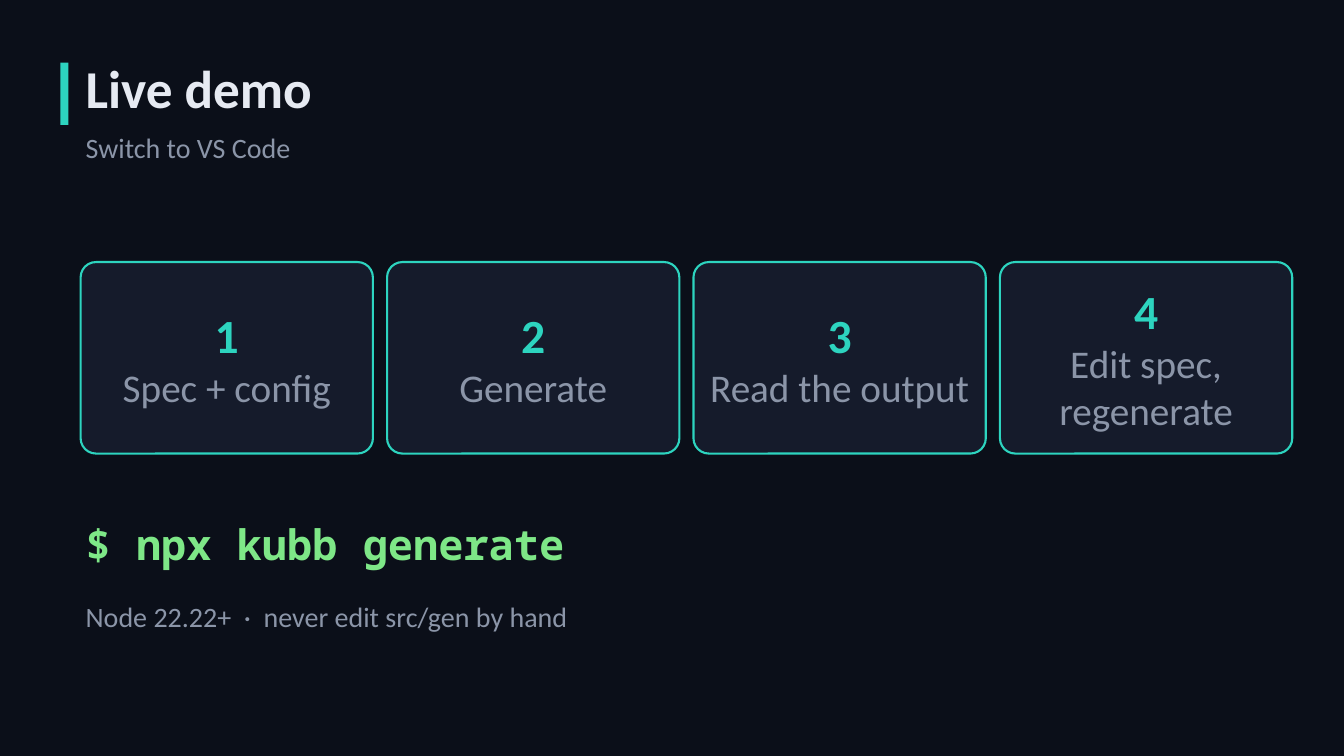
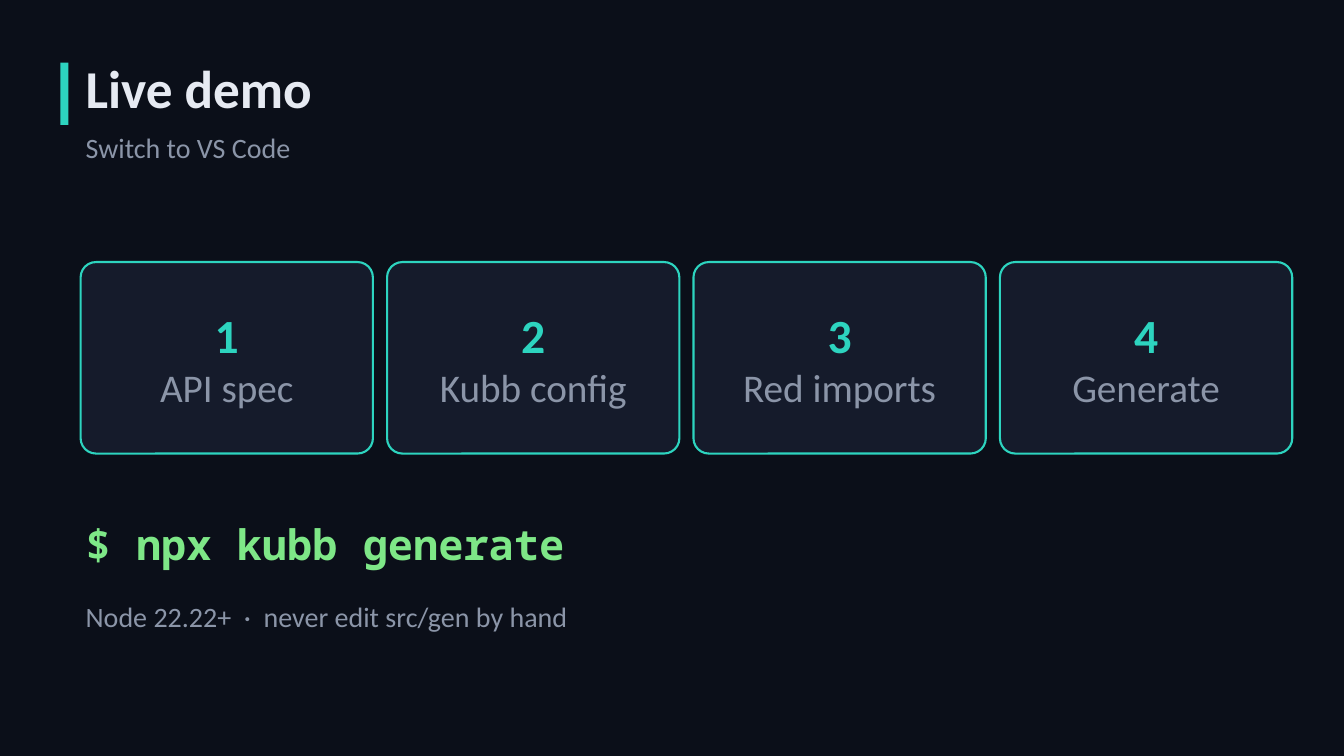
Before and after one commit to mateuzor/my_pocs, a slide deck: slide 4 of poc-kubb/deck/kubb-intro.pptx. Drawn at 1344x756 pixels with LibreOffice and Linux fonts; fonts in the diff are those of the drawing. Boxes give left, top, right and bottom in pixels: in the first picture for what was removed or moved away, otherwise in the second. Text is boxed around its words. In the diff, an @@ line names an element or a change of style, - is before the commit and + after.

```diff
--- a/poc-kubb/deck/kubb-intro.pptx
+++ b/poc-kubb/deck/kubb-intro.pptx
@@ text in rounded rectangle at [160, 377, 294, 408]: text changed @@
-Spec + config
+API spec
@@ text in rounded rectangle at [440, 375, 626, 409]: text changed @@
-Generate
+Kubb config
@@ text in rounded rectangle at [743, 375, 937, 408]: text changed @@
-Read the output
+Red imports
@@ text in rounded rectangle at [1072, 376, 1220, 402]: text changed @@
-Edit spec, regenerate
+Generate
```
Also in this commit, not shown: 2 other slides changed, 3 other files.
